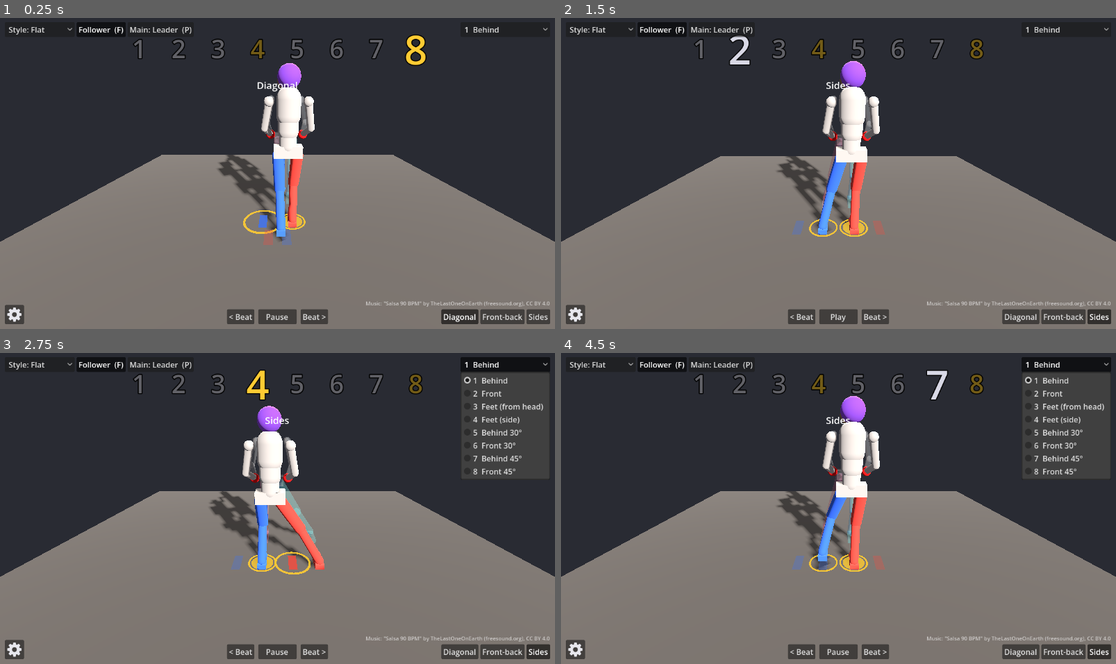
Above: before the commit, frames 1-4 (two rows, left to right).
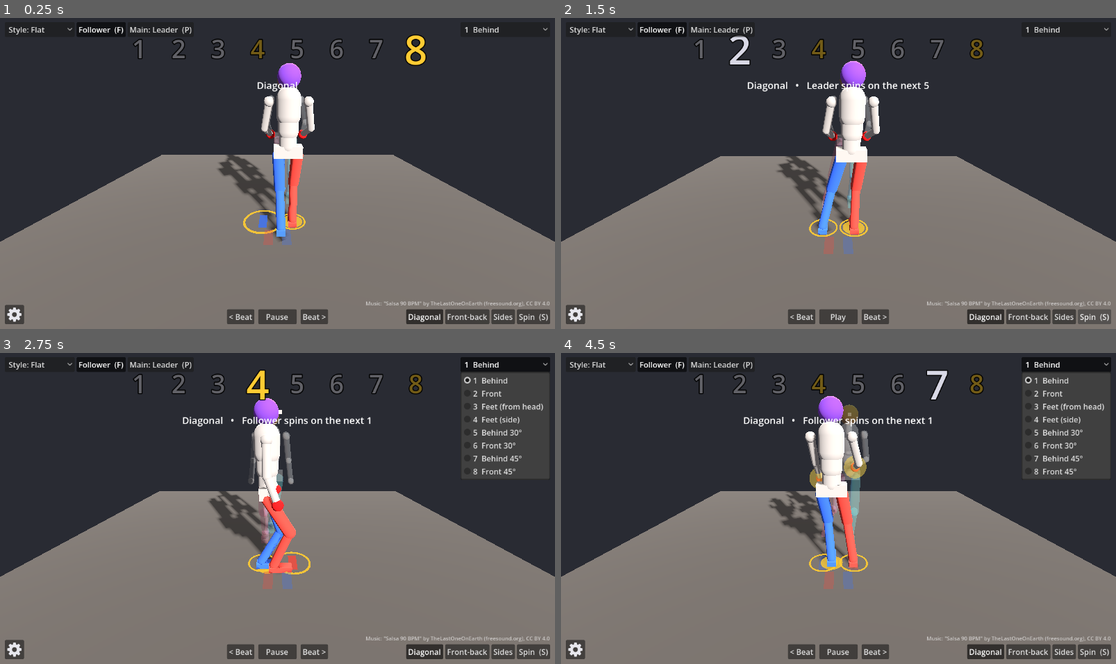
Above: after the commit, the same moments.

Repository: MarAvFe/ensenalsa
Game: Godot game, scene res://scenes/main.tscn
Same seed, same stepped clock (60 frames per second), same inputs: the game is played once before the commit and once after it.
Inputs (mouse positions are in pixels of both pictures, inside the frame that each line leads up to):
- Up to frame 1 (0.25 s): no input
- Up to frame 2 (1.5 s): click (1093, 316) at 0.5 s, where only the run after the commit has a clickable "Spin (S)"; tap Enter at 1.25 s; hold Right from 1.28 s (still down); tap 1 at 1.35 s
- Up to frame 3 (2.75 s): tap Space at 1.52 s; release Right at 2 s; click "1 Behind" at 2 s
- Up to frame 4 (4.5 s): hold S 2.78-3.53 s; tap 2 at 2.85 s; tap Space at 3.02 s; hold Right from 3.53 s (still down); tap 3 at 3.6 s; tap 4 at 4.35 s

The runs differ from the first frame. In frame 1, 0.6% of the frame differs, in the area x 73-99%, y 93-99%; in frame 2, 1.4%; in frame 3, 4.7%; in frame 4, 5.9%, in the area x 32-99%, y 13-99%.

Commit message:
Spins: follower turn on front-back/sides, leader-then-follower on diagonal
Spin button (S) queues a turn on the next count 1 or 5. Turn steps are
targeted in the turning frame so the planted foot pivots in place; the
test checks no slide, no jumps and reach for every basic, dancer and half.
The leader cues with glowing hands, pushes, then raises his right hand
over her and circles it as she turns.

Co-Authored-By: Claude Opus 5.5 <noreply@anthropic.com>

Diff:
--- a/data/routine.json
+++ b/data/routine.json
@@ -14,6 +14,10 @@
     "hold_drop": 0.38,
     "prep_reach": 0.07,
     "prep_shoulder": 0.4,
+    "spin_closed": 0.08,
+    "spin_raise": 1.7,
+    "spin_toward": 0.25,
+    "spin_lasso": 0.05,
     "pelvis_dip": 0.03,
     "weight_phase": 0.4,
     "release_phase": 0.45,
@@ -25,6 +29,7 @@
   },
   "start_basic": "diagonal_basic",
   "start_style": "flat",
+  "spins": {"diagonal_basic": ["leader", "follower"], "inline_basic": ["follower"], "side_basic": ["follower"]},
   "follower": {"diagonal_basic": "mirror", "inline_basic": "opposite", "side_basic": "opposite"},
   "styles": {
     "flat":    {"label": "Flat",    "release_hands": 0.0, "hip_twist": 0.0, "arm_forward": 0.0,  "arm_out": 0.12, "elbow": 0.35, "forearm_in": 0.0},
--- a/scripts/choreo.gd
+++ b/scripts/choreo.gd
@@ -4,10 +4,12 @@
 ## segments so a foot never moves while it holds weight.
 
 const SIDES := ["L", "R"]
+const SPIN_STEP := -TAU / 3.0 # turn per spin count; negative = clockwise from above = a right turn
 
 var p: Dictionary # params from the data file
 var basics := {} # name -> 8 states {count, basic, weight, action:{L,R}, feet:{L:Vector3,R:Vector3}}
 var follower := {} # name -> the follower's 8 states, derived from the leader's (see _follow)
+var spins: Dictionary # name -> who turns, in order, one half (4 counts) apart
 var labels: Dictionary # name -> button label
 var start_basic: String
 var styles: Dictionary # name -> {label, hip_twist, arm_forward, arm_out, elbow}
@@ -22,6 +24,7 @@
 	start_basic = data.start_basic
 	styles = data.styles
 	start_style = data.start_style
+	spins = data.spins
 	for basic_name in data.basics:
 		var counts: Array = data.basics[basic_name]
 		var feet := {"L": _v(p.home_L, 0.0), "R": _v(p.home_R, 0.0)} # every basic starts and ends at home
@@ -122,11 +125,16 @@
 ## `as_follower` samples the follower's states instead of the leader's.
 func sample(t: float, prev: String, cur: String, next: String, as_follower := false) -> Dictionary:
 	var src := follower if as_follower else basics
+	return sample_states(t, src[prev], src[cur], src[next])
+
+
+## sample() on explicit 8-state arrays (e.g. spin variants from spun()).
+func sample_states(t: float, prev: Array, cur: Array, next: Array) -> Dictionary:
 	var i := int(floor(t))
 	var s := t - i
-	var z: Dictionary = src[prev][7] if i == 0 else src[cur][i - 1]
-	var a: Dictionary = src[cur][i]
-	var b: Dictionary = src[next][0] if i == 7 else src[cur][i + 1]
+	var z: Dictionary = prev[7] if i == 0 else cur[i - 1]
+	var a: Dictionary = cur[i]
+	var b: Dictionary = next[0] if i == 7 else cur[i + 1]
 	var out := {"feet": a.feet.duplicate(), "pitch": a.pitch.duplicate(),
 		"w_r": 1.0 if a.weight == "R" else 0.0, "dip": 0.0, "state": a}
 
@@ -136,6 +144,53 @@
 	out.free = {"L": lerpf(a.free.L, b.free.L, e), "R": lerpf(a.free.R, b.free.R, e)}
 	# how far R is ahead of L relative to home (metres); a style's hip_twist turns it into hip yaw
 	out.twist = (out.feet.R.z - p.home_R[1]) - (out.feet.L.z - p.home_L[1])
+	return out
+
+
+## Spin variant of 8 states: on counts 1-3 (half 0) or 5-7 (half 1) the feet step closed under
+## the body while it makes one full right turn, 120° per count. Targets are given in the turning
+## frame (rotated by the turn reached on that count), so a planted foot stays put on the floor
+## while the body turns above it: it pivots in place. Weights and timing stay the basic's.
+func spun(states: Array, half: int) -> Array:
+	var out := []
+	for i in 8:
+		var st: Dictionary = states[i].duplicate(true)
+		var k := i - half * 4
+		if k >= 0 and k < 3:
+			for side in SIDES:
+				var closed := Vector3(p.spin_closed * (-1.0 if side == "L" else 1.0), st.feet[side].y, 0)
+				st.feet[side] = turn(closed, SPIN_STEP * (k + 1))
+				st.pitch[side] = 0.0
+				if st.action[side] == "tap":
+					st.action[side] = "place" # no taps mid-turn
+		out.append(st)
+	return out
+
+
+## Turn angle at global beat T for a spin whose count 1 (or 5) lands on beat S: it turns from
+## S-1 (moving into that count) to S+2, one third per beat, pausing on each count like steps.
+static func spin_angle(T: float, S: float) -> float:
+	var u := T - (S - 1.0)
+	if u <= 0.0 or u >= 3.0:
+		return 0.0
+	var k := floorf(u)
+	return SPIN_STEP * (k + smoothstep(0.0, 1.0, u - k))
+
+
+## Rotate a dancer-frame vector (x right, z forward) about the vertical by `angle` (Godot sense).
+static func turn(v: Vector3, angle: float) -> Vector3:
+	var g := Basis(Vector3.UP, angle) * Vector3(v.x, v.y, -v.z)
+	return Vector3(g.x, g.y, -g.z)
+
+
+## A pose sampled in the turning frame, expressed in the dancer's own (turned) frame.
+func unturn(pose: Dictionary, angle: float) -> Dictionary:
+	if angle == 0.0:
+		return pose
+	var out := pose.duplicate()
+	out.feet = {"L": turn(pose.feet.L, -angle), "R": turn(pose.feet.R, -angle)}
+	out.pelvis = turn(pose.pelvis, -angle)
+	out.twist = out.feet.R.z - out.feet.L.z
 	return out
 
 
--- a/scripts/main.gd
+++ b/scripts/main.gd
@@ -32,6 +32,8 @@
 var style: String # target style; `look` eases toward it so switching never snaps
 var look := {}
 var follower: Node3D
+var spins: Array[Dictionary] = [] # queued/running turns: {follower: bool, S: beat of their count 1 or 5}
+var spun_cache := {}
 var main_is_follower := false # whose point of view: cameras, footprints and weight follow the main dancer
 var pov := Node3D.new() # eases onto the main dancer's transform; all cameras hang under it
 var rig := Node3D.new() # under pov: cameras that frame the couple, centred between them when both dance
@@ -123,7 +125,12 @@
 	elif new_bar < bar:
 		prev_basic = cur_basic # stepping back over count 1: stay in this basic
 	var t := fposmod(T, 8.0)
-	var pose := ch.sample(t, prev_basic, cur_basic, queued)
+	spins = spins.filter(func(sp): return sp.S + 3.0 > T - 8.0) # keep a bar back for beat-stepping
+	var angle_l := _spin_angle(false)
+	var angle_f := _spin_angle(true)
+	dancer.rotation.y = angle_l
+	follower.rotation.y = PI + angle_f
+	var pose := _sample(t, false, angle_l)
 	if not music_on and (floori(T) > floori(T0) or ceili(T) < ceili(T0)): # landed on a count
 		var st: Dictionary = ch.basics[cur_basic][posmod(roundi(T), 8)]
 		tick.stream = tap_sound if "tap" in st.action.values() else tick_sound
@@ -135,9 +142,16 @@
 	var prep := 0.0
 	if queued != cur_basic:
 		prep = smoothstep(6.5, 7.0, t) * (1.0 - smoothstep(7.6, 8.0, t))
-	dancer.set_halo(prep * (0.8 + 0.2 * sin(TAU * 2.0 * t)))
-	var away := -ch.first_step(queued) # dancer frame
-	var lead: Vector3 = dancer.global_basis * Vector3(away.x, 0, -away.z) * prep * ch.p.prep_reach
+	var away := -ch.first_step(queued) # dancer frame, leader base frame = world
+	var lead: Vector3 = Vector3(away.x, 0, -away.z) * prep * ch.p.prep_reach
+	# a coming turn: the hands glow too, and before her turn he pushes toward her
+	var glow := prep
+	for sp in spins:
+		var cue := smoothstep(sp.S - 1.9, sp.S - 1.4, T) * (1.0 - smoothstep(sp.S - 1.1, sp.S - 0.8, T))
+		glow = maxf(glow, cue)
+		if sp.follower:
+			lead += Vector3.FORWARD * cue * ch.p.prep_reach
+	dancer.set_halo(glow * (0.8 + 0.2 * sin(TAU * 2.0 * t)))
 	var lead_style := look.duplicate()
 	lead_style.yaw = look.hip_twist * pose.twist
 	lead_style.lead = lead * ch.p.prep_shoulder
@@ -145,10 +159,10 @@
 	var ease := 1.0 - exp(-dt * 4.0)
 	var centre: float = -ch.p.partner_distance / 2.0 if follower.visible else 0.0
 	rig.position.z = lerpf(rig.position.z, centre, ease)
-	pov.transform = pov.transform.interpolate_with(main_dancer().transform, ease)
+	pov.transform = pov.transform.interpolate_with(_base(main_is_follower), ease)
 	var main_pose := pose
 	if follower.visible:
-		var m := ch.sample(t, prev_basic, cur_basic, queued, true)
+		var m := _sample(t, true, angle_f)
 		if main_is_follower:
 			main_pose = m
 		var look_f := look.duplicate()
@@ -160,6 +174,17 @@
 			var at: Vector3 = Dancer.hold_point(dancer.arms[side].upper.global_position,
 				follower.arms[other].upper.global_position, ch.p.hold_drop) + lead
 			var h: float = 1.0 - look.release_hands * pose.free[side]
+			for sp in spins: # turns: hands raised over / let go around the spinner
+				var r := smoothstep(sp.S - 1.6, sp.S - 0.9, T) * (1.0 - smoothstep(sp.S + 2.0, sp.S + 2.8, T))
+				if not sp.follower:
+					h *= 1.0 - r # he turns on his own
+				elif side == "R": # his right hand leads her turn: raised above her, circling with her
+					var lasso := Basis(Vector3.UP, angle_f) * Vector3(ch.p.spin_lasso, 0, 0)
+					var raised: Vector3 = follower.position + Vector3(0, ch.p.spin_raise, ch.p.spin_toward) + lasso
+					at = at.lerp(raised, r)
+					h = maxf(h, r)
+				else:
+					h *= 1.0 - r
 			dancer.hold(side, at, h)
 			follower.hold(other, at, h)
 	ui.play.text = "Pause" if playing else "Play"
@@ -194,7 +219,55 @@
 
 ## Floor position (Godot) of the footprint for a dancer-frame foot position.
 func _floor_pos(f: Vector3, y := 0.002) -> Vector3:
-	return main_dancer().global_transform * Vector3(f.x, y, -f.z - FOOT_FWD)
+	return _base(main_is_follower) * Vector3(f.x, y, -f.z - FOOT_FWD)
+
+
+## The dancer's unturned transform (spins rotate the node itself).
+func _base(is_follower: bool) -> Transform3D:
+	return Transform3D(Basis(Vector3.UP, PI), follower.position) if is_follower else Transform3D()
+
+
+func _spin_angle(is_follower: bool) -> float:
+	var a := 0.0
+	for sp in spins:
+		if sp.follower == is_follower:
+			a += Choreo.spin_angle(T, sp.S)
+	return a
+
+
+## Pose for one dancer at bar position t, with spin variants in the bars that hold a turn,
+## expressed in the dancer's own turned frame.
+func _sample(t: float, is_follower: bool, angle: float) -> Dictionary:
+	var bar := floori(T / 8.0)
+	return ch.unturn(ch.sample_states(t, _states(is_follower, prev_basic, bar - 1),
+		_states(is_follower, cur_basic, bar), _states(is_follower, queued, bar + 1)), angle)
+
+
+func _states(is_follower: bool, basic: String, bar: int) -> Array:
+	var src: Dictionary = ch.follower if is_follower else ch.basics
+	for sp in spins:
+		if sp.follower == is_follower and floori(sp.S / 8.0) == bar:
+			var half := int(fposmod(sp.S, 8.0) / 4.0)
+			var key := "%s|%s|%d" % [basic, is_follower, half]
+			if not spun_cache.has(key):
+				spun_cache[key] = ch.spun(src[basic], half)
+			return spun_cache[key]
+	return src[basic]
+
+
+## Queue a turn on the next count 1 or 5 that is still ahead (turning starts a beat before it).
+func queue_spin() -> void:
+	for sp in spins:
+		if sp.S + 3.0 > T:
+			return # one at a time
+	var S := ceilf((T + 1.05) / 4.0) * 4.0
+	var basic := queued if fposmod(S, 8.0) == 0.0 else cur_basic
+	var k := 0
+	for who in ch.spins[basic]: # e.g. diagonal: he turns, then she does 4 counts later
+		spins.append({"follower": who == "follower", "S": S + 4.0 * k})
+		k += 1
+	if not follower.visible:
+		spins = spins.filter(func(sp): return not sp.follower)
 
 
 func main_dancer() -> Node3D:
@@ -226,7 +299,8 @@
 			var pulse := 1.0 + 0.8 * (1.0 - (t - i)) if active and act == "tap" else 1.0
 			pr.ring.scale = Vector3(pulse, 1, pulse)
 	var w_side := "R" if pose.w_r >= 0.5 else "L"
-	weight_disc.position = _floor_pos(pose.feet[w_side], 0.001)
+	var wf: Vector3 = pose.feet[w_side] # local to the (maybe turning) main dancer
+	weight_disc.position = main_dancer().global_transform * Vector3(wf.x, 0.001, -wf.z - FOOT_FWD)
 
 	for k in 8:
 		var c := k + 1
@@ -239,6 +313,10 @@
 	ui.info.text = ch.labels[cur_basic]
 	if queued != cur_basic:
 		ui.info.text += "   •   %s on the next 1" % ch.labels[queued]
+	for sp in spins:
+		if sp.S - 1.0 > T:
+			ui.info.text += "   •   %s spins on the next %d" % ["Follower" if sp.follower else "Leader", 1 if fposmod(sp.S, 8.0) == 0.0 else 5]
+			break
 
 
 func _key(side: String, f: Vector3) -> String:
@@ -266,7 +344,7 @@
 		var box := BoxMesh.new()
 		box.size = Vector3(0.10, 0.004, 0.26)
 		var m := _flat(box, main_dancer().side_colors[side], 0.3)
-		m.transform = Transform3D(main_dancer().global_basis, _floor_pos(Vector3(info.pos.x, 0, info.pos.z))) # labels read from the main POV
+		m.transform = Transform3D(_base(main_is_follower).basis, _floor_pos(Vector3(info.pos.x, 0, info.pos.z))) # labels read from the main POV
 		add_child(m)
 		var lbl := Label3D.new()
 		lbl.text = side + "\n" + " ".join(info.counts.map(func(c): return str(c)))
@@ -334,6 +412,7 @@
 		KEY_M: ui.music.button_pressed = not music_on
 		KEY_F: ui.follower.button_pressed = not follower.visible
 		KEY_P: set_main(not main_is_follower)
+		KEY_S: queue_spin()
 
 
 func _build_ui() -> void:
@@ -454,6 +533,7 @@
 		b.toggle_mode = true
 		b.button_group = group
 		ui.basic_buttons[name] = b
+	_button(basics_row, "Spin  (S)", queue_spin).tooltip_text = "Turn on the next count 1 or 5"
 	_corner(layer, right, Control.PRESET_BOTTOM_RIGHT)
 
 
--- a/tests/test_choreo.gd
+++ b/tests/test_choreo.gd
@@ -4,7 +4,8 @@
 ## the weight-bearing foot never slides, every IK target is reachable (no knee pop), nothing jumps
 ## between samples (no teleporting), and timing is square: every weight change happens inside the
 ## last `weight_phase` of its beat, landing on it. Reach and square shoulders are checked in every
-## style (hip twist moves the hips); taps land on the toe tip; held hands meet.
+## style (hip twist moves the hips); taps land on the toe tip; held hands meet; spins never slide
+## the planted foot (it only pivots) and stay reachable.
 
 func _initialize() -> void:
 	var ch = load("res://scripts/choreo.gd").new("res://data/routine.json")
@@ -119,5 +120,39 @@
 				if hand.distance_to(target) > 0.01:
 					fails += 1
 					printerr("FAIL T=%.2f: hand %s misses the hold by %.3f" % [c[0], pair[1], hand.distance_to(target)])
+	# spins: every basic, both dancers, turning on 1-3 and on 5-7, with the bars around it
+	for name in ch.basics:
+		for as_follower in [false, true]:
+			var d: Node3D = fol if as_follower else lead
+			var src: Dictionary = ch.follower if as_follower else ch.basics
+			for half in [0, 1]:
+				var arr: Array = ch.spun(src[name], half)
+				var start: float = half * 4.0
+				var prev = null
+				for k in 3001:
+					var T := -1.0 + 9.0 * k / 3000.0
+					var framed: Dictionary = ch.sample_states(T + 8.0, src[name], src[name], arr) if T < 0.0 \
+						else ch.sample_states(minf(T, 7.9999), src[name], arr, src[name])
+					var tag := "%s %s spin@%d T=%.3f" % [name, "follower" if as_follower else "leader", half * 4 + 1, T]
+					for side in ["L", "R"]:
+						if prev != null:
+							var share: float = framed.w_r if side == "R" else 1.0 - framed.w_r
+							var prev_share: float = prev.w_r if side == "R" else 1.0 - prev.w_r
+							var moved: float = framed.feet[side].distance_to(prev.feet[side])
+							if share > 0.5 and prev_share > 0.5 and moved > 1e-6:
+								fails += 1
+								printerr("FAIL weighted %s slid %.4f %s" % [side, moved, tag])
+							if moved > 0.03:
+								fails += 1
+								printerr("FAIL %s jumped %.3f %s" % [side, moved, tag])
+					prev = framed
+					var pose: Dictionary = ch.unturn(framed, ch.spin_angle(T, start))
+					d.apply(pose.feet, pose.pitch, pose.pelvis, ch.p.pelvis_height, pose.dip)
+					for side in ["L", "R"]:
+						var f: Vector3 = pose.feet[side]
+						var target: Vector3 = d.global_transform * Vector3(f.x, d.ANKLE_H + f.y, -f.z)
+						if d.legs[side].hip.global_position.distance_to(target) > d.THIGH + d.SHIN - 0.002:
+							fails += 1
+							printerr("FAIL unreachable %s %s" % [side, tag])
 	print("Choreo test (%d beats, leader + follower): %s" % [beats, "PASS" if fails == 0 else "%d FAILS" % fails])
 	quit(fails)
Not shown, changed: README.md
